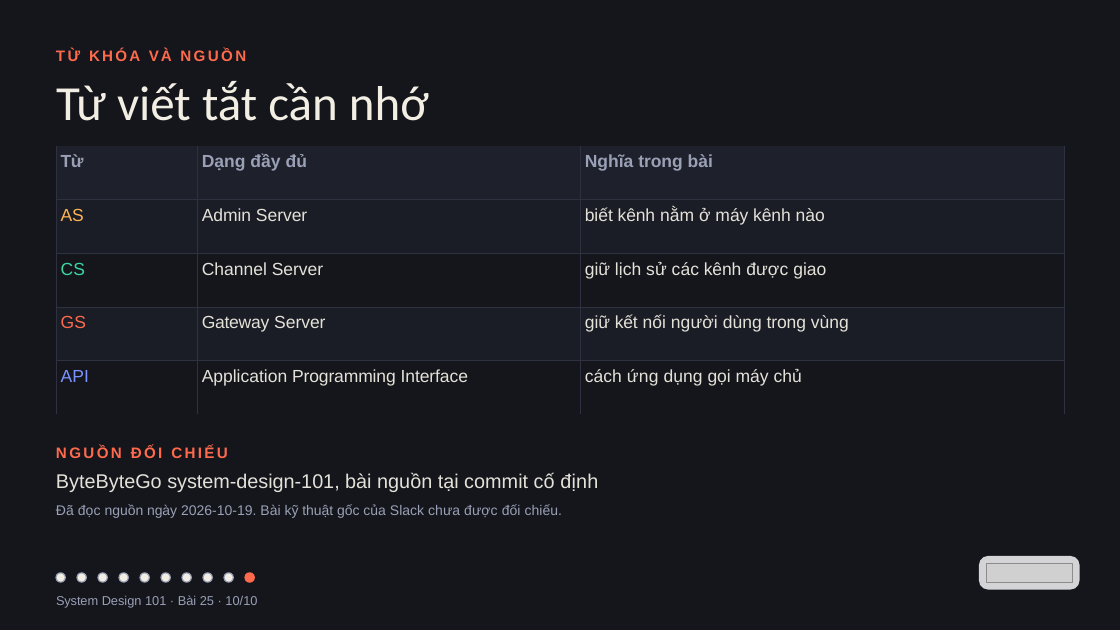
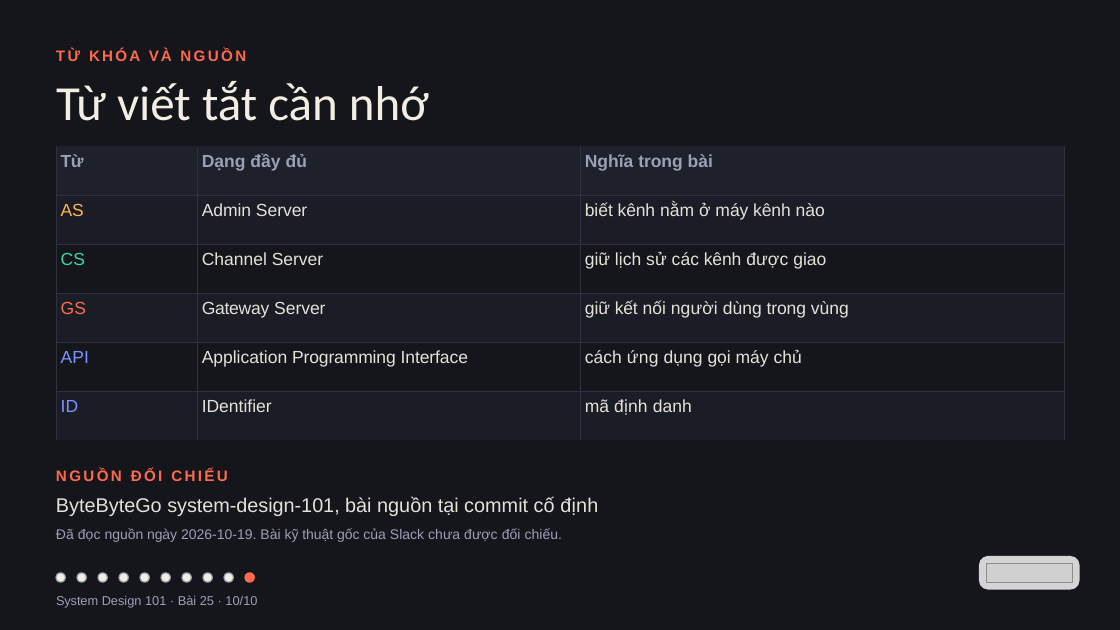
Before and after one commit to vohoailinh90/tool-marketing-studio, a slide deck: slide 10 of system-design-101/vi/lessons/sd-02-025/slides/sd-02-025.pptx. Drawn at 1120x630 pixels with LibreOffice and Linux fonts; fonts in the diff are those of the drawing; grey boxes stand for pictures. Boxes give left, top, right and bottom in pixels: in the first picture for what was removed or moved away, otherwise in the second. Text is boxed around its words. In the diff, an @@ line names an element or a change of style, - is before the commit and + after.

```diff
--- a/system-design-101/vi/lessons/sd-02-025/slides/sd-02-025.pptx
+++ b/system-design-101/vi/lessons/sd-02-025/slides/sd-02-025.pptx
@@ table at (56,146,1064,419) @@
+row 6: ID | IDentifier | mã định danh
@@ text "NGUỒN ĐỐI CHIẾU": place and size @@
-text "NGUỒN ĐỐI CHIẾU" at (56,446,228,458)
+text "NGUỒN ĐỐI CHIẾU" at (56,469,228,481)
@@ text "ByteByteGo system-design-101, bài nguồn tại ...": place and size @@
-text "ByteByteGo system-design-101, bài nguồn tại ..." at (56,473,598,492)
+text "ByteByteGo system-design-101, bài nguồn tại ..." at (56,496,598,516)
@@ text "Đã đọc nguồn ngày 2026-10-19. ...": place and size @@
-text "Đã đọc nguồn ngày 2026-10-19. ..." at (56,504,562,518)
+text "Đã đọc nguồn ngày 2026-10-19. ..." at (56,528,562,542)
```
Also in this commit, not shown: 6 other files.
